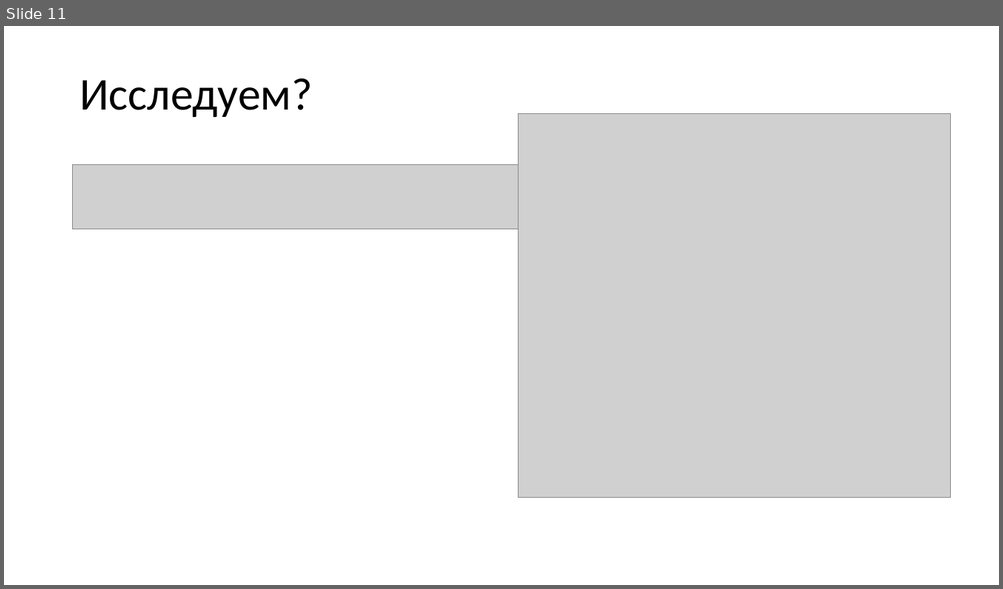
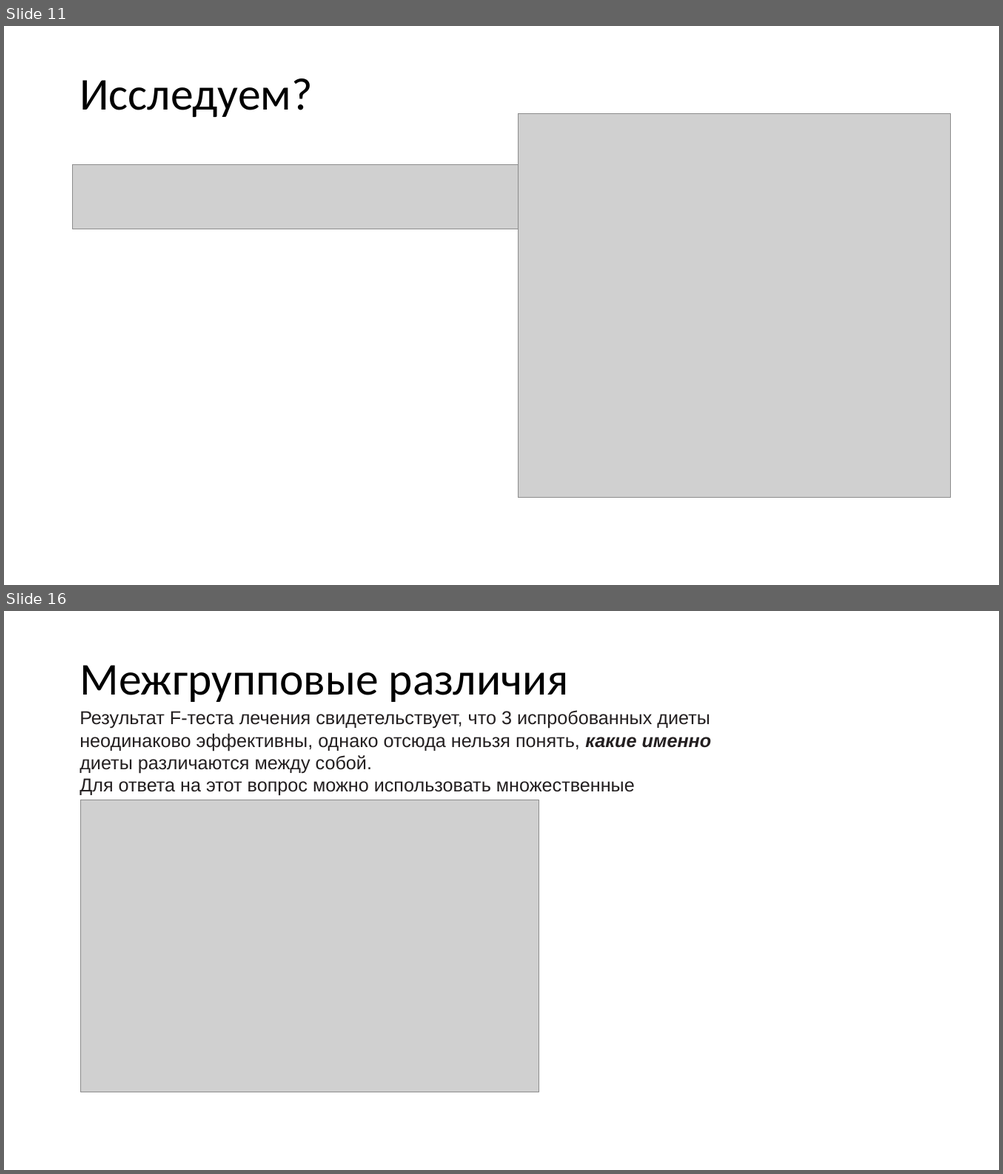
Before and after one commit to imhouston/MD-DA-2017, a slide deck: 5.1 Анализ данных. Многомерье. Начало.pptx. Shown one above the other, each under a label of ours: slide 11 before the commit, slides 11 and 16 after it; the slides between them are not shown. The pictures are 1003x589 and 1003x1174 pixels, drawn with LibreOffice and Linux fonts; fonts in the diff are those of the drawing; grey boxes stand for pictures. Boxes give left, top, right and bottom in pixels: in the first picture for what was removed or moved away, otherwise in the second. Text is boxed around its words. In the diff, an @@ line names an element or a change of style, - is before the commit and + after.

```diff
--- a/5.1 Анализ данных. Многомерье. Начало.pptx
+++ b/5.1 Анализ данных. Многомерье. Начало.pptx
@@ slide 16 added at bbox=[4, 611, 999, 1170], background #FFFFFF @@
@@ title added at bbox=[79, 665, 569, 702], 44 pt, text #000000 @@
+Межгрупповые различия
@@ text added at bbox=[79, 710, 711, 796], 18 pt, text #231F20 @@
+Результат F-теста лечения свидетельствует, что 3 испробованных диеты неодинаково эффективны, однако отсюда нельзя понять, какие именно диеты различаются между собой.
+Для ответа на этот вопрос можно использовать множественные сравнения.
@@ picture added at bbox=[81, 800, 539, 1093] @@
```
Also in this commit, not shown: 3 slides changed, 5 other slides added, 18 slides removed, 2 other files.
